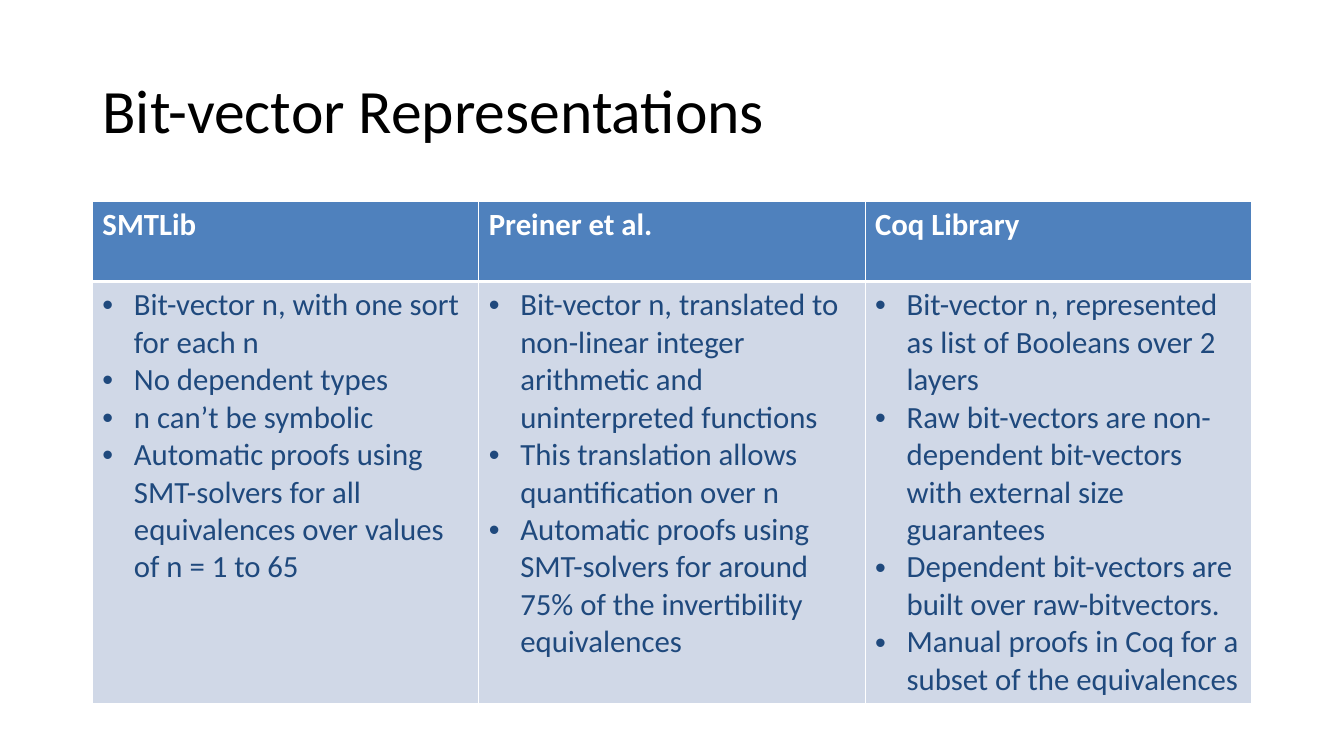
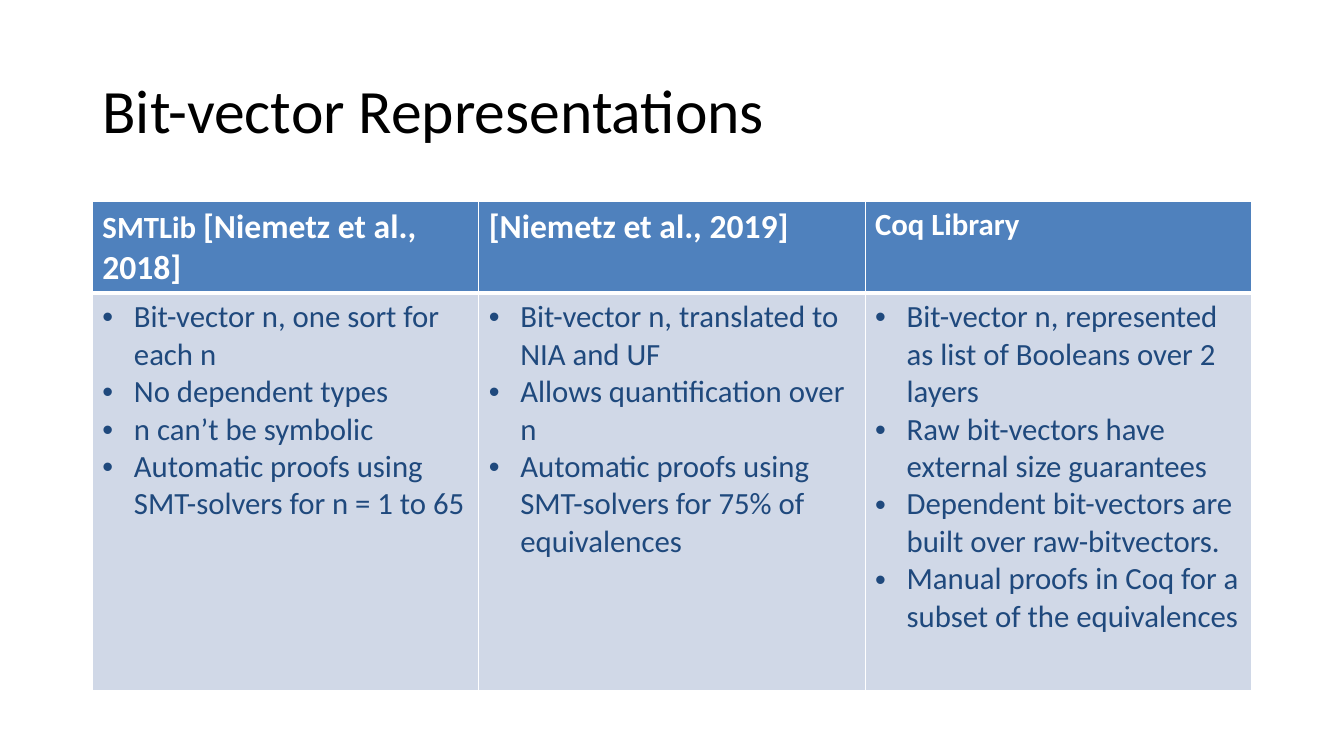
Before and after one commit to arjunvish/pxtp2019presentation, a slide deck: slide 11 of Presentation.pptx. Drawn at 1344x756 pixels with LibreOffice and Linux fonts; fonts in the diff are those of the drawing. Boxes give left, top, right and bottom in pixels: in the first picture for what was removed or moved away, otherwise in the second. Text is boxed around its words. In the diff, an @@ line names an element or a change of style, - is before the commit and + after.

```diff
--- a/Presentation.pptx
+++ b/Presentation.pptx
@@ table at <box>93,202,1251,690</box> @@
-row 1, column 1: SMTLib
+row 1, column 1: SMTLib [Niemetz et al., 2018]
-row 1, column 2: Preiner et al.
+row 1, column 2: [Niemetz et al., 2019]
-row 2: Bit-vector n, with one sort for each n / No dependent types / n can’t be symbolic / Automatic proofs using SMT-solvers for all equivalences over values of n = 1 to 65 | Bit-vector n, translated to non-linear integer arithmetic and uninterpreted functions / This translation allows quantification over n / Automatic proofs using SMT-solvers for around 75% of the invertibility equivalences | Bit-vector n, represented as list of Booleans over 2 layers / Raw bit-vectors are non-dependent bit-vectors with external size guarantees / Dependent bit-vectors are built over raw-bitvectors. / Manual proofs in Coq for a subset of the equivalences
+row 2: Bit-vector n, one sort for each n / No dependent types / n can’t be symbolic / Automatic proofs using SMT-solvers for n = 1 to 65 | Bit-vector n, translated to NIA and UF / Allows quantification over n / Automatic proofs using SMT-solvers for 75% of equivalences | Bit-vector n, represented as list of Booleans over 2 layers / Raw bit-vectors have external size guarantees / Dependent bit-vectors are built over raw-bitvectors. / Manual proofs in Coq for a subset of the equivalences
```
Also in this commit, not shown: 13 other slides changed.
